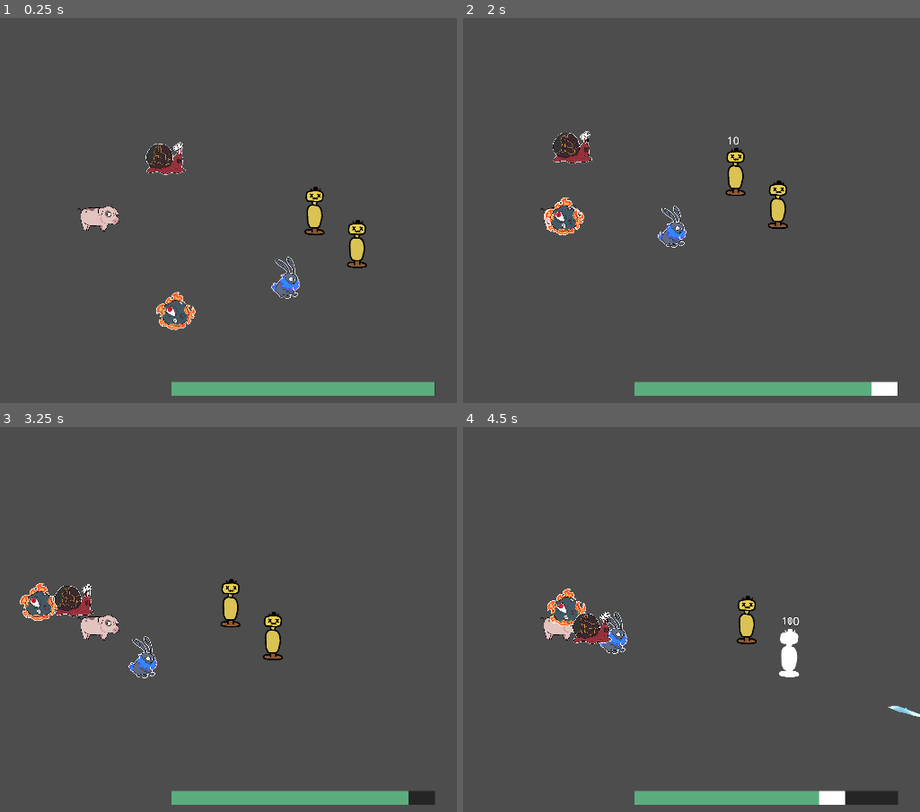
Above: before the commit, frames 1-4 (two rows, left to right).
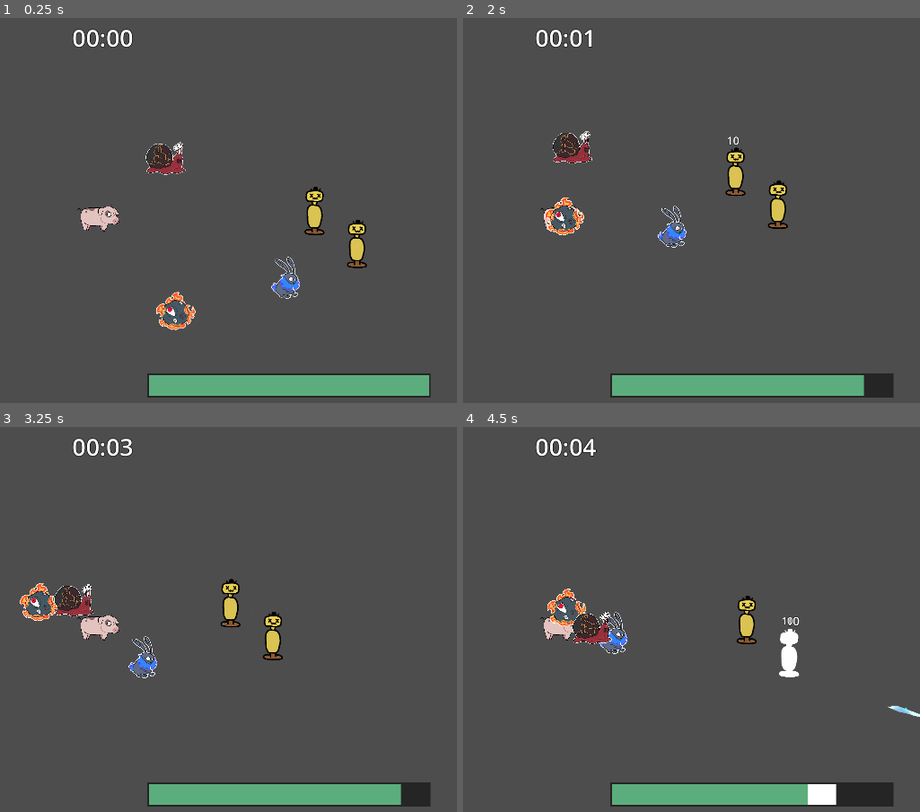
Above: after the commit, the same moments.

Repository: YummyBerry1108/P.A.L
Game: Godot game, scene res://scenes/main.tscn
The game is run twice, just before and just after one commit, with the same random seed, the same clock (stepped at 60 frames per second) and the same inputs.
Inputs (mouse positions are in pixels of both pictures, inside the frame that each line leads up to):
- Up to frame 1 (0.25 s): no input
- Up to frame 2 (2 s): move the mouse to (718, 198) at 0.52 s; hold D (right) 0.53-1.28 s; hold Space (shoot) 0.53-1.28 s; move the mouse to (outside the picture) at 1.27 s; hold S (down) from 1.28 s (still down); tap Space (shoot) at 1.35 s
- Up to frame 3 (3.25 s): move the mouse to (169, 538) at 2.02 s; release S (down) at 2.03 s; hold D (right) 2.03-2.78 s; hold Space (shoot) 2.03-2.78 s; move the mouse to (63, 708) at 2.77 s; hold W (up) from 2.78 s (still down); tap Space (shoot) at 2.85 s
- Up to frame 4 (4.5 s): move the mouse to (778, 688) at 3.52 s; release W (up) at 3.53 s; hold Space (shoot) 3.53-4.28 s; hold A (left) from 3.53 s (still down); move the mouse to (outside the picture) at 4.27 s; tap Space (shoot) at 4.35 s

The runs differ from the first frame. In frame 1, 2.3% of the frame differs, in the area x 15-96%, y 2-99%; in frame 2, 2.5%; in frame 3, 2.3%; in frame 4, 2.4%.

Commit message:
add game timer, make UI under main scene instead of player

Diff:
--- a/scenes/health_bar.tscn
+++ b/scenes/health_bar.tscn
@@ -1,6 +1,6 @@
 [gd_scene load_steps=6 format=3 uid="uid://nj4em35bb2li"]
 
-[ext_resource type="Script" uid="uid://dbrmp2jyr4cvf" path="res://health_bar.gd" id="1_1bvlm"]
+[ext_resource type="Script" uid="uid://dbrmp2jyr4cvf" path="res://scripts/health_bar.gd" id="1_1bvlm"]
 
 [sub_resource type="StyleBoxEmpty" id="StyleBoxEmpty_y3kqx"]
 
@@ -9,10 +9,10 @@
 
 [sub_resource type="StyleBoxFlat" id="StyleBoxFlat_tujlf"]
 bg_color = Color(0.144063, 0.144063, 0.144062, 1)
-expand_margin_left = 1.0
-expand_margin_top = 1.0
-expand_margin_right = 1.0
-expand_margin_bottom = 1.0
+expand_margin_left = 4.0
+expand_margin_top = 4.0
+expand_margin_right = 4.0
+expand_margin_bottom = 4.0
 shadow_color = Color(0.223103, 0.223103, 0.223103, 0.6)
 shadow_offset = Vector2(0, 1)
 
--- a/scenes/main.tscn
+++ b/scenes/main.tscn
@@ -1,16 +1,28 @@
-[gd_scene load_steps=7 format=3 uid="uid://mjpbg0kpp31x"]
+[gd_scene load_steps=10 format=3 uid="uid://mjpbg0kpp31x"]
 
 [ext_resource type="PackedScene" uid="uid://bj866ltlivhuw" path="res://scenes/Dummy.tscn" id="1_0wfyh"]
+[ext_resource type="Script" uid="uid://dsdcddtelx5u8" path="res://scripts/main.gd" id="1_tipki"]
 [ext_resource type="PackedScene" uid="uid://dvcahiono6yix" path="res://scenes/player.tscn" id="2_sugp2"]
 [ext_resource type="PackedScene" uid="uid://buw3f5mmgtexj" path="res://scenes/snowball.tscn" id="3_sugp2"]
 [ext_resource type="PackedScene" uid="uid://cvbjuk7t2yx1x" path="res://scenes/rabbit.tscn" id="4_tefeu"]
 [ext_resource type="PackedScene" uid="uid://dfde1nigv6m7e" path="res://scenes/rock.tscn" id="5_o6xl0"]
 [ext_resource type="PackedScene" uid="uid://dpldsb20x272n" path="res://scenes/snail.tscn" id="6_tipki"]
+[ext_resource type="PackedScene" uid="uid://nj4em35bb2li" path="res://scenes/health_bar.tscn" id="8_85g3d"]
+
+[sub_resource type="LabelSettings" id="LabelSettings_tipki"]
+font_size = 64
+outline_size = 6
+outline_color = Color(0, 0, 0, 1)
+shadow_size = 0
 
 [node name="Main" type="Node2D"]
+script = ExtResource("1_tipki")
 
 [node name="Dummy" parent="." instance=ExtResource("1_0wfyh")]
 position = Vector2(418, 5)
+
+[node name="Dummy2" parent="." instance=ExtResource("1_0wfyh")]
+position = Vector2(645, 181)
 
 [node name="Player" parent="." groups=["players"] instance=ExtResource("2_sugp2")]
 position = Vector2(-744, 26)
@@ -25,5 +37,23 @@
 [node name="Snail" parent="." instance=ExtResource("6_tipki")]
 position = Vector2(-369, -322)
 
-[node name="Dummy2" parent="." instance=ExtResource("1_0wfyh")]
-position = Vector2(645, 181)
+[node name="UI" type="CanvasLayer" parent="."]
+
+[node name="HealthBar" parent="UI" instance=ExtResource("8_85g3d")]
+offset_left = 1096.0
+offset_top = 957.0
+offset_right = 1845.0
+offset_bottom = 1013.0
+value = 100.0
+
+[node name="TimeLabel" type="Label" parent="UI"]
+offset_left = 890.0
+offset_top = 8.0
+offset_right = 1019.0
+offset_bottom = 96.0
+text = "Time"
+label_settings = SubResource("LabelSettings_tipki")
+horizontal_alignment = 1
+vertical_alignment = 1
+
+[connection signal="health_changed" from="Player" to="UI/HealthBar" method="_set_health"]
--- a/scenes/player.tscn
+++ b/scenes/player.tscn
@@ -1,11 +1,10 @@
-[gd_scene load_steps=8 format=3 uid="uid://dvcahiono6yix"]
+[gd_scene load_steps=7 format=3 uid="uid://dvcahiono6yix"]
 
 [ext_resource type="Script" uid="uid://dfhwqa0wy4jhx" path="res://scripts/player.gd" id="1_0ax77"]
 [ext_resource type="Texture2D" uid="uid://cw36huqbpeu5w" path="res://imgs/pig.png" id="1_e7mys"]
 [ext_resource type="PackedScene" uid="uid://elks0b27hwwp" path="res://scenes/icicle.tscn" id="2_22uif"]
 [ext_resource type="Script" uid="uid://b8dxuy1dgjsjp" path="res://scripts/movement.gd" id="4_qlg0r"]
 [ext_resource type="Script" uid="uid://mo3sr0qj2gfa" path="res://scripts/attack.gd" id="5_tuyoq"]
-[ext_resource type="PackedScene" uid="uid://nj4em35bb2li" path="res://scenes/health_bar.tscn" id="6_tuyoq"]
 
 [sub_resource type="CapsuleShape2D" id="CapsuleShape2D_qlg0r"]
 radius = 127.5
@@ -58,14 +57,5 @@
 
 [node name="Projectiles" type="Node" parent="."]
 
-[node name="UI" type="Node2D" parent="."]
-scale = Vector2(2.5, 2.5)
-
-[node name="HealthBar" parent="UI" instance=ExtResource("6_tuyoq")]
-offset_left = 393.0
-offset_top = 872.0
-offset_right = 1801.0
-offset_bottom = 945.0
-
 [connection signal="area_entered" from="HurtBox" to="." method="_on_hurt_box_area_entered"]
 [connection signal="timeout" from="HurtBox/InvincibilityTimer" to="." method="_on_timer_timeout"]
--- a/health_bar.gd
+++ b/scripts/health_bar.gd
@@ -3,7 +3,7 @@
 @onready var timer: Timer = $Timer
 @onready var damage_bar: ProgressBar = $DamageBar
 
-var health: float = 0 : set = _set_health
+var health: float = 0.0
 
 func _ready():
 	await  get_tree().process_frame
@@ -16,7 +16,7 @@
 	else:
 		show()
 
-func _set_health(new_health):
+func _set_health(new_health: float):
 	var prev_health = health
 	health = min(max_value, new_health)
 	value = health
--- /dev/null
+++ b/scripts/main.gd
@@ -0,0 +1,23 @@
+extends Node2D
+
+@onready var health_bar: ProgressBar = $UI/HealthBar
+@onready var time_label: Label = $UI/TimeLabel
+
+var time_elapsed: float = 0.0
+var is_timer_running: bool = true
+
+func _process(delta: float):
+	if is_timer_running:
+		time_elapsed += delta
+		update_timer_ui()
+
+func _on_player_spawned(player_instance: Player):
+	if player_instance.is_multiplayer_authority():
+		player_instance.health_changed.connect(health_bar.set_health)
+		health_bar.init_health(player_instance.hp)
+
+func update_timer_ui():
+	var minutes = floor(time_elapsed / 60)
+	var seconds = int(time_elapsed) % 60
+
+	time_label.text = "%02d:%02d" % [minutes, seconds]
--- a/scripts/player.gd
+++ b/scripts/player.gd
@@ -1,8 +1,9 @@
-extends CharacterBody2D
+class_name Player extends CharacterBody2D
+
+signal health_changed(health: float)
 
 @onready var hurt_box: Area2D = $HurtBox
 @onready var invincibility_timer: Timer = $HurtBox/InvincibilityTimer
-@onready var health_bar: ProgressBar = $UI/HealthBar
 
 @export var projectile: PackedScene
 @export var damage: float = 10.0
@@ -13,7 +14,6 @@
 var skills: Dictionary = {}
 
 func _ready() -> void:
-	health_bar.init_health(hp)
 	pass
 
 func _process(delta: float) -> void:
@@ -34,7 +34,7 @@
 		enemy_damage = enemy_root.damage
 
 	hp -= enemy_damage
-	health_bar.health = hp
+	health_changed.emit(hp)
 	is_invincible = true
 	invincibility_timer.start()
 
Renamed: health_bar.gd.uid -> scripts/health_bar.gd.uid
Not shown, added: scripts/main.gd.uid
